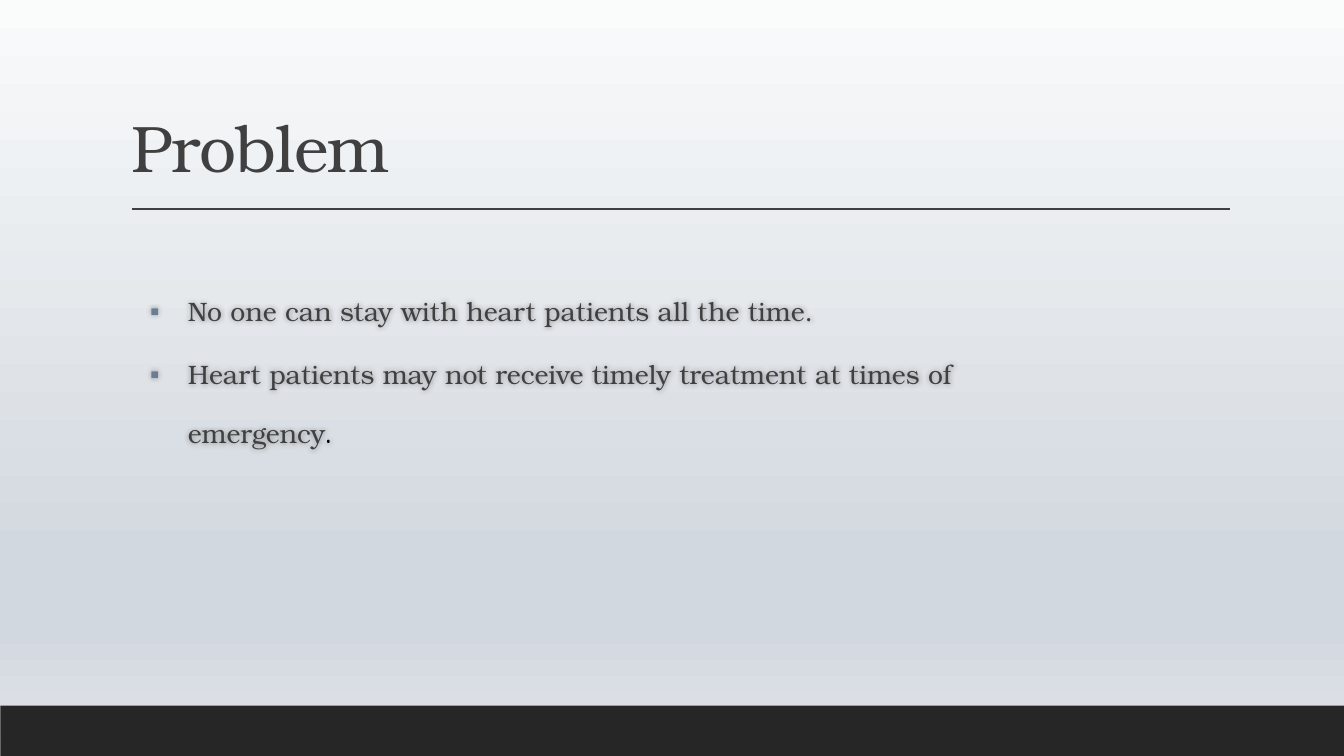
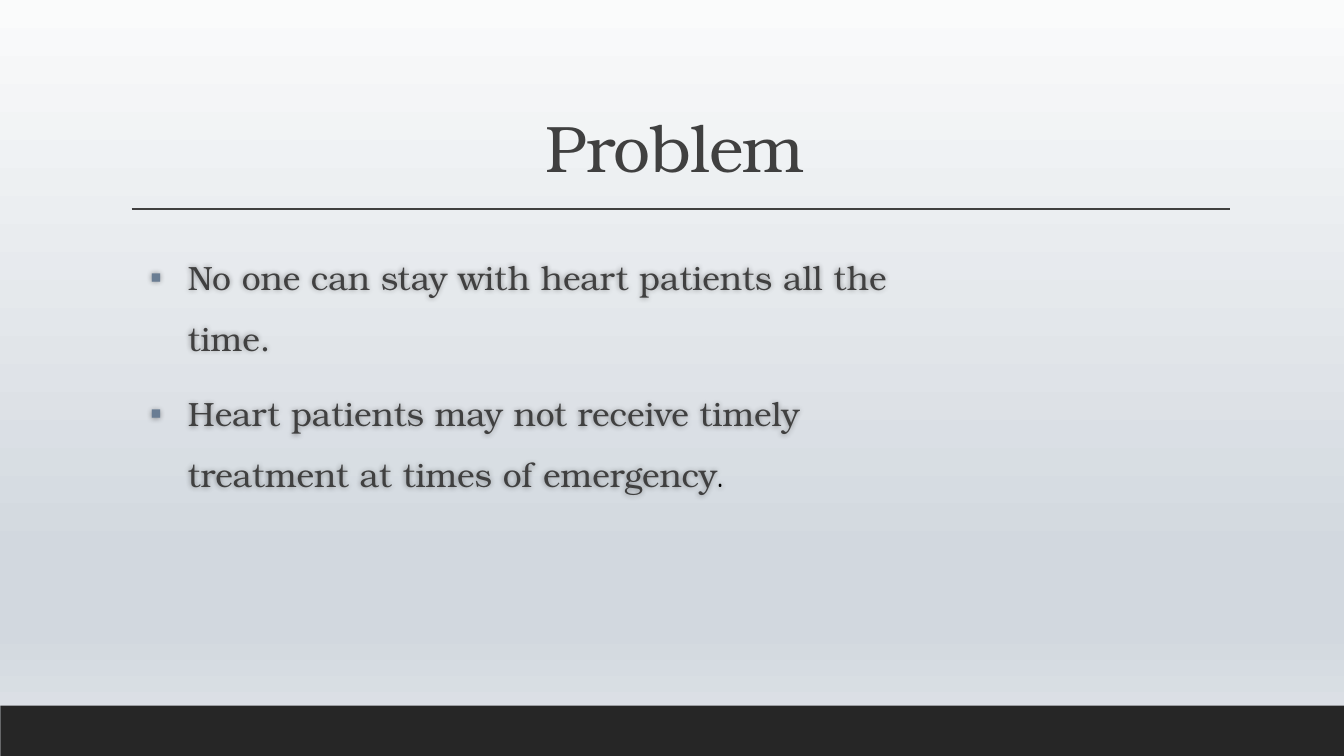
Before and after one commit to amitgit0304/CodeCrafters1, a slide deck: slide 3 of Presentation/BRAIN RAIN.pptx (slide 4 before the commit). Drawn at 1344x756 pixels with LibreOffice and Linux fonts; fonts in the diff are those of the drawing. Boxes give left, top, right and bottom in pixels: in the first picture for what was removed or moved away, otherwise in the second. Text is boxed around its words. In the diff, an @@ line names an element or a change of style, - is before the commit and + after.

```diff
--- a/Presentation/BRAIN RAIN.pptx
+++ b/Presentation/BRAIN RAIN.pptx
@@ title "Problem" at (546, 125, 805, 173): alignment left to centre @@
@@ text "No one can stay with ..." at (188, 266, 887, 495): size 19 to 24 pt; more space between paragraphs @@
```
Also in this commit, not shown: 2 other slides changed, 5 slides added, 1 slide removed.
